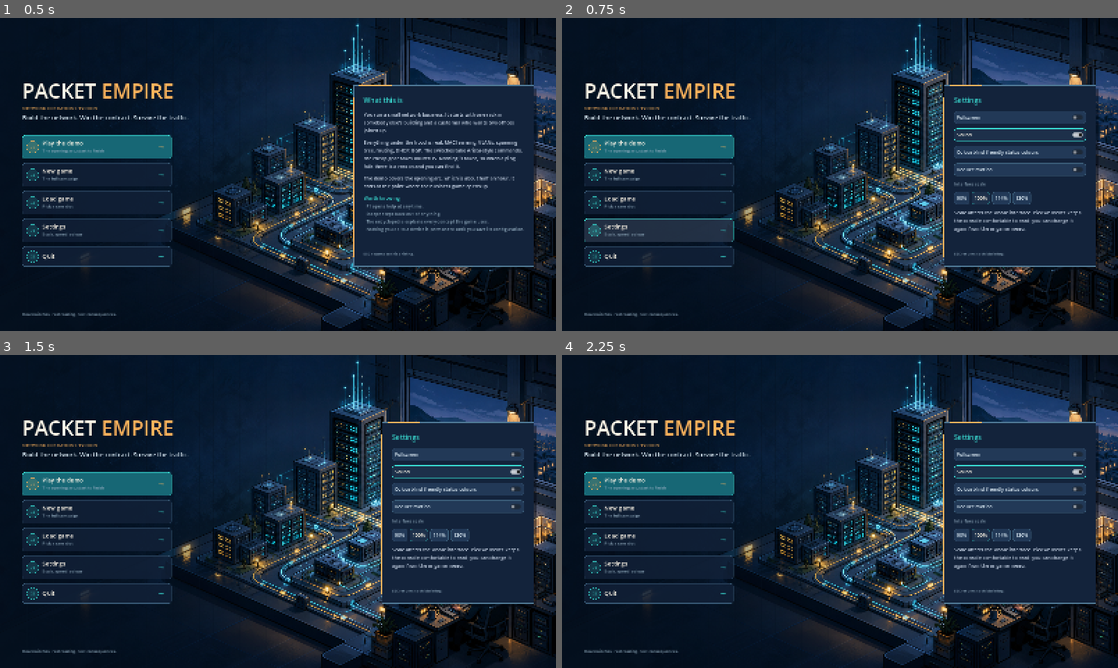
Above: before the commit, frames 1-4 (two rows, left to right).
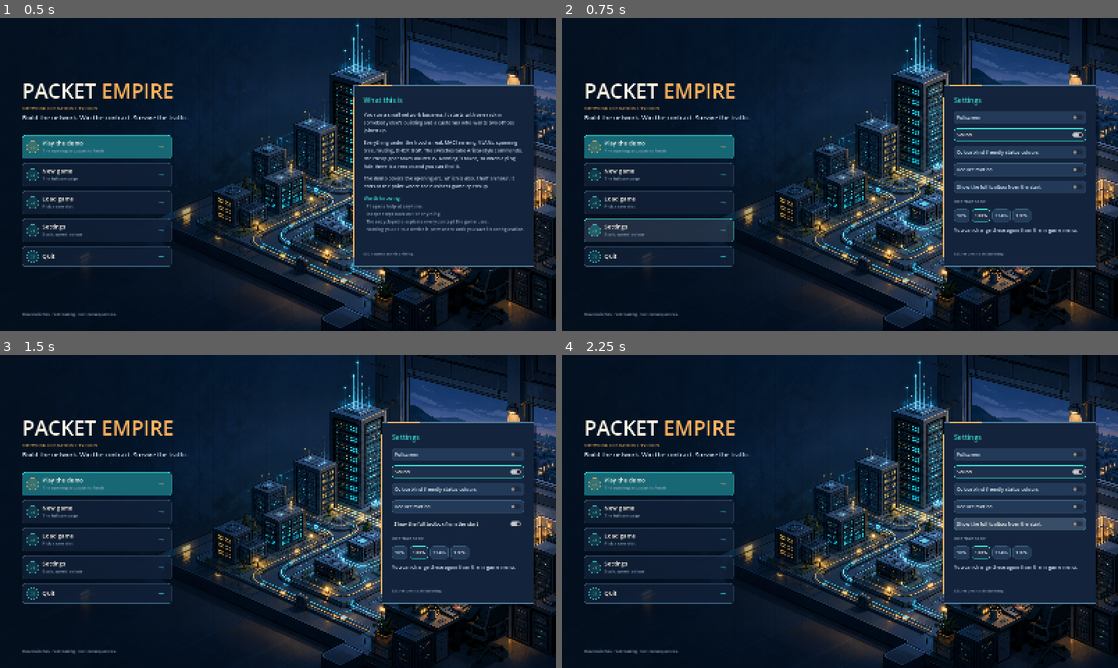
Above: after the commit, the same moments.

Repository: alukacs03/packet-empire
Game: Godot game, scene res://scenes/main.tscn
The game is run twice, just before and just after one commit, with the same random seed, the same clock (stepped at 60 frames per second) and the same inputs.
Inputs (mouse positions are in pixels of both pictures, inside the frame that each line leads up to):
- Up to frame 1 (0.5 s): no input
- Up to frame 2 (0.75 s): click (656, 230) at 0.5 s
- Up to frame 3 (1.5 s): click (455, 524) at 1.25 s, where only the run after the commit has a clickable "Show the full toolbox from th…"
- Up to frame 4 (2.25 s): click (1017, 524) at 2 s, where only the run after the commit has a clickable "Show the full toolbox from th…"

Frame 1 is identical in both runs. In frame 2, 2.0% of the frame differs, in the area x 70-95%, y 52-69%; in frame 3, 1.4%; in frame 4, 2.0%.

Commit message:
Reveal the toolbox as it becomes useful (#289)

Diff:
--- a/scripts/game.gd
+++ b/scripts/game.gd
@@ -279,6 +279,37 @@
 func site_count() -> int:
 	_ensure_sites()
 	return sites.size()
+
+func feature_unlocked(feature: String, reveal_all := false) -> bool:
+	## A control appears when the campaign has created its first meaningful
+	## need. Sandbox and the experienced-player preference bypass this map.
+	if reveal_all or sandbox:
+		return true
+	match feature:
+		"jobs", "learn":
+			return true
+		"map":
+			return "rackup" in contracts_done
+		"market":
+			return contracts_done.size() >= 3 or not leads.is_empty() \
+				or not offers.is_empty() or not deals.is_empty()
+		"business":
+			if stage >= 1 or not invoices.is_empty():
+				return true
+			for deal: Dictionary in deals:
+				if bool(deal.get("ever_healthy", false)):
+					return true
+			return false
+		"log":
+			return not guided_outage.is_empty() or not incidents.is_empty() \
+				or not status_posts.is_empty()
+		"ops":
+			return int(stats.get("guided_delivery_complete", 0)) > 0 \
+				or not guided_outage.is_empty() or stage >= 1 \
+				or not monitors.is_empty() or not spares.is_empty()
+		"expand":
+			return "two_offices" in contracts_done or stage > 0
+	return false
 
 func site_name(idx: int) -> String:
 	_ensure_sites()
--- a/scripts/settings.gd
+++ b/scripts/settings.gd
@@ -11,6 +11,7 @@
 var colourblind := false
 var sound := true
 var reduced_motion := false
+var show_everything := false
 
 func _ready() -> void:
 	load_prefs()
@@ -27,12 +28,14 @@
 	colourblind = bool(data.get("colourblind", false))
 	sound = bool(data.get("sound", true))
 	reduced_motion = bool(data.get("reduced_motion", false))
+	show_everything = bool(data.get("show_everything", false))
 
 func save_prefs() -> void:
 	var f := FileAccess.open(PATH, FileAccess.WRITE)
 	if f:
 		f.store_string(JSON.stringify({"ui_scale": ui_scale, "fullscreen": fullscreen,
-			"colourblind": colourblind, "sound": sound, "reduced_motion": reduced_motion}))
+			"colourblind": colourblind, "sound": sound, "reduced_motion": reduced_motion,
+			"show_everything": show_everything}))
 
 func apply() -> void:
 	if DisplayServer.get_name() != "headless":
--- a/scripts/test_sim.gd
+++ b/scripts/test_sim.gd
@@ -1077,15 +1077,30 @@
 	Game.links = []
 	Game.deals = []
 	Game.offers = []
+	Game.leads = []
 	Game.contracts_done = []
 	Game.sla_status = {}
 	Game.contract_debriefs = {}
 	Game.mastered_contracts = []
 	Game.active_contract_debrief = {}
+	Game.guided_outage = {}
+	Game.status_posts = []
+	Game.incidents = []
+	Game.invoices = []
+	Game.monitors = []
+	Game.spares = {}
+	Game.stats["guided_delivery_complete"] = 0
+	Game.sandbox = false
 	Game.stage = 0
 	Game.debt = 0
 	Game.money = 2000
 	Game.topology_changed.emit()
+	check(not Game.feature_unlocked("map") and not Game.feature_unlocked("market") \
+			and not Game.feature_unlocked("business") and not Game.feature_unlocked("log") \
+			and not Game.feature_unlocked("ops") and not Game.feature_unlocked("expand"),
+		"discovery: a fresh campaign keeps unexplained advanced tools out of the opening HUD")
+	check(Game.feature_unlocked("ops", true),
+		"discovery: the experienced-player override exposes the full toolbox")
 	var w_rack := Game.add_rack(Vector2i(0, 0))
 	check(Game.try_spend(Game.RACK_PRICE), "walkthrough: rack affordable at start")
 	var w_sw := Game.new_device("sw-lite")
@@ -1098,6 +1113,8 @@
 	Game.connect_ifaces(w_s1.ifaces[0], w_sw.ifaces[0])
 	Game.connect_ifaces(w_s2.ifaces[0], w_sw.ifaces[1])
 	check(Game.try_complete_contract(_contract("rackup")), "walkthrough: contract 1 pays")
+	check(Game.feature_unlocked("map") and not Game.feature_unlocked("market"),
+		"discovery: the logical map appears after the first physical rack job")
 	var rackup_debrief: Dictionary = Game.contract_debriefs.get("rackup", {})
 	check(not rackup_debrief.is_empty() and w_rack.name in String(rackup_debrief["proof"][0]) \
 			and w_sw.name in String(rackup_debrief["proof"][1]),
@@ -1124,6 +1141,8 @@
 	Game.set_access_vlan(w_sw.ifaces[0], 10)
 	Game.set_access_vlan(w_sw.ifaces[1], 20)
 	check(Game.try_complete_contract(_contract("two_tenants")), "walkthrough: contract 3 pays")
+	check(Game.feature_unlocked("market") and not Game.feature_unlocked("expand"),
+		"discovery: the market appears with the business pipeline while expansion stays quiet")
 	var vlan_debrief: Dictionary = Game.contract_debriefs.get("two_tenants", {})
 	check(w_sw.name in String(vlan_debrief["proof"][0]) and "ether1" in String(vlan_debrief["proof"][0]) \
 			and String(vlan_debrief["practice"]) == "/interface bridge vlan print",
@@ -1236,6 +1255,8 @@
 	w_o2cli.exec("ip route add default via 192.168.2.1")
 	check(Game.try_complete_contract(_contract("two_offices")),
 		"walkthrough: contract 6 pays (two offices routed together)")
+	check(Game.feature_unlocked("expand"),
+		"discovery: facility expansion appears after the six-job opening arc")
 	var route_debrief: Dictionary = Game.contract_debriefs.get("two_offices", {})
 	check(w_o1.name in String(route_debrief["proof"][0]) and w_rtr.name in String(route_debrief["proof"][0]) \
 			and w_o2.name in String(route_debrief["proof"][1]) \
@@ -3466,6 +3487,8 @@
 	var pl_monitors := Game.monitors.duplicate(true)
 	var pl_incidents := Game.incidents.duplicate(true)
 	Game.money = 100000
+	Game.stage = 0
+	Game.invoices = []
 	Game.leads = []
 	Game.deals = []
 	Game.contracts_done = ["guided_a", "guided_b", "guided_c"]
@@ -3486,6 +3509,8 @@
 	check(Game.submit_proposal(guided, 1, int(guided["sla"])) == "" and not Game.deals.is_empty(),
 		"guided sales: a revised compliant proposal signs a live delivery deal")
 	var guided_deal: Dictionary = Game.deals[0]
+	check(Game.feature_unlocked("market") and not Game.feature_unlocked("business"),
+		"discovery: signing exposes the customer pipeline without prematurely opening the ledger")
 	check(int(guided_deal.get("delivery_credit", 0)) == int(serve["setup"]),
 		"guided delivery: the required starter server budget is protected inside the deal")
 	Game.money = 0
@@ -3518,6 +3543,8 @@
 	Game.sla_tick()
 	check(bool(guided_deal["healthy"]) and String(guided_deal["payment_state"]) == "billing",
 		"guided delivery: proving the topology changes the customer from waiting to billing")
+	check(Game.feature_unlocked("business"),
+		"discovery: the ledger appears when the first customer starts earning revenue")
 	check(guided_deal.has("first_invoice_cycle") and int(Game.last_business["invoiced"]) == int(guided_deal["fee"]),
 		"guided delivery: the first live cycle raises a visible invoice")
 	delivery_server.ifaces[0].enabled = false
@@ -3545,6 +3572,8 @@
 	check(String(Game.guided_outage.get("state", "")) == "alert" \
 			and Game.guided_outage_iface() != null and not Game.guided_outage_iface().enabled,
 		"guided outage: a deterministic reversible access-port fault raises the first alert")
+	check(Game.feature_unlocked("log") and Game.feature_unlocked("ops"),
+		"discovery: incident communication and operations appear with the first outage need")
 	check(not bool(guided_deal["healthy"]) and String(guided_deal["payment_state"]) == "suspended",
 		"guided outage: the real customer notices and billing stops")
 	check(Game.acknowledge_guided_outage() == "" \
--- a/scripts/title.gd
+++ b/scripts/title.gd
@@ -278,6 +278,14 @@
 		Prefs.reduced_motion = on
 		Prefs.apply())
 	panel_box.add_child(motion)
+	var toolbox := CheckButton.new()
+	toolbox.text = "Show the full toolbox from the start"
+	toolbox.tooltip_text = "For experienced players: reveal every navigation area without waiting for campaign unlocks"
+	toolbox.button_pressed = Prefs.show_everything
+	toolbox.toggled.connect(func(on: bool) -> void:
+		Prefs.show_everything = on
+		Prefs.apply())
+	panel_box.add_child(toolbox)
 	panel_box.add_child(_lbl("Interface scale", 13, MUTED))
 	var scale_row := HBoxContainer.new()
 	scale_row.add_theme_constant_override("separation", 6)
@@ -293,7 +301,7 @@
 			Prefs.apply()
 			show_settings())
 		scale_row.add_child(b2)
-	panel_box.add_child(_para("Scale affects the whole interface. Pick whatever keeps the console comfortable to read; you can change it again from the in-game menu."))
+	panel_box.add_child(_para("You can change these again from the in-game menu."))
 	settings_requested.emit()
 
 func show_slots() -> void:
--- a/scripts/ui.gd
+++ b/scripts/ui.gd
@@ -99,6 +99,8 @@
 var hud_status_row: HBoxContainer
 var hud_alert_btn: Button
 var hud_learn_btn: Button
+var hud_ops_btn: Button
+var hud_map_btn: Button
 var hud_shortcut_hint: Label
 var hud_compact := false
 var hud_msg: Label
@@ -134,9 +136,25 @@
 	Game.customer_service_changed.connect(_customer_service_feedback)
 	Game.customer_cash_changed.connect(_customer_cash_feedback)
 	Game.guided_outage_changed.connect(_refresh_tutorial)
+	Prefs.changed.connect(_refresh_feature_discovery)
 	get_viewport().size_changed.connect(_refresh_hud_layout)
 	_refresh_money()
+	_refresh_feature_discovery()
 	_refresh_hud_layout()
+
+func _feature_available(feature: String) -> bool:
+	return Game.feature_unlocked(feature, Prefs.show_everything)
+
+func _refresh_feature_discovery() -> void:
+	if hud_map_btn:
+		hud_map_btn.visible = _feature_available("map")
+	if hud_ops_btn:
+		hud_ops_btn.visible = _feature_available("ops")
+	if expand_btn:
+		expand_btn.visible = Game.current_site == 0 and Game.stage < Game.STAGES.size() - 1 \
+			and _feature_available("expand")
+	for tab_name in contracts_tabs:
+		contracts_tabs[tab_name].visible = _feature_available(String(tab_name).to_lower())
 
 func _money_flash() -> void:
 	Sfx.play("money")
@@ -303,6 +321,7 @@
 		expand_btn.visible = true
 	else:
 		expand_btn.visible = false
+	_refresh_feature_discovery()
 
 var _cycle_lbl_accum := 0.0
 
@@ -616,16 +635,16 @@
 			Game.switch_site(id)
 			_refresh_money()))
 	h.add_child(site_btn)
-	var opsb := Button.new()
-	opsb.text = "OPS"
-	opsb.tooltip_text = "Operations dashboard (O)"
-	opsb.pressed.connect(toggle_ops)
-	h.add_child(opsb)
-	var mapb := Button.new()
-	mapb.text = "MAP"
-	mapb.tooltip_text = "Logical topology (M)"
-	mapb.pressed.connect(toggle_map)
-	h.add_child(mapb)
+	hud_ops_btn = Button.new()
+	hud_ops_btn.text = "OPS"
+	hud_ops_btn.tooltip_text = "Operations dashboard (O)"
+	hud_ops_btn.pressed.connect(toggle_ops)
+	h.add_child(hud_ops_btn)
+	hud_map_btn = Button.new()
+	hud_map_btn.text = "MAP"
+	hud_map_btn.tooltip_text = "Logical topology (M)"
+	hud_map_btn.pressed.connect(toggle_map)
+	h.add_child(hud_map_btn)
 	contracts_btn = Button.new()
 	contracts_btn.text = "Company"
 	contracts_btn.tooltip_text = "Jobs, business, market and log"
@@ -2109,6 +2128,9 @@
 	return ""
 
 func toggle_ops() -> void:
+	if not _feature_available("ops"):
+		hud_toast("OPS unlocks when your first live customer creates an operational duty.")
+		return
 	if ops_overlay.visible:
 		ops_overlay.visible = false
 	elif not is_open():
@@ -2238,6 +2260,7 @@
 			"Colourblind-friendly status colours: %s" % ("on" if Prefs.colourblind else "off"),
 			"Sound: %s" % ("on" if Prefs.sound else "off"),
 			"Reduced motion: %s" % ("on" if Prefs.reduced_motion else "off"),
+			"Full toolbox from start: %s" % ("on" if Prefs.show_everything else "off"),
 		], func(id: int) -> void:
 			match id:
 				0:
@@ -2253,6 +2276,8 @@
 					Prefs.sound = not Prefs.sound
 				4:
 					Prefs.reduced_motion = not Prefs.reduced_motion
+				5:
+					Prefs.show_everything = not Prefs.show_everything
 			Prefs.apply()
 			hud_toast("Setting applied.", true)))
 	v.add_child(prefs_btn)
@@ -2415,6 +2440,9 @@
 		open_dev(dev)))
 
 func toggle_map() -> void:
+	if not _feature_available("map"):
+		hud_toast("MAP unlocks after the first rack is physically delivered.")
+		return
 	if map_overlay.visible:
 		map_overlay.visible = false
 	elif not is_open():
@@ -4001,7 +4029,10 @@
 func _refresh_contracts() -> void:
 	for c in contracts_box.get_children():
 		c.queue_free()
+	if not _feature_available(contracts_tab.to_lower()):
+		contracts_tab = "Jobs"
 	for k in contracts_tabs:
+		contracts_tabs[k].visible = _feature_available(String(k).to_lower())
 		contracts_tabs[k].button_pressed = (k == contracts_tab)
 	match contracts_tab:
 		"Business":
--- a/scripts/world.gd
+++ b/scripts/world.gd
@@ -77,6 +77,8 @@
 	## PACKET_SHOT=<dir>: photograph every screen, then quit
 	var dir := OS.get_environment("PACKET_SHOT")
 	SimTests.demo_world()
+	var shot_offers := Game.offers.duplicate(true)
+	var shot_deals := Game.deals.duplicate(true)
 	rebuild_racks()
 	var r: Net.Rack = Game.racks[0]
 	var dev: Net.NDevice = null
@@ -98,6 +100,39 @@
 		["floor", func() -> void:
 			title.visible = false
 			ui.visible = true],
+		["toolbar_fresh", func() -> void:
+			Game.contracts_done = []
+			Game.offers = []
+			Game.deals = []
+			Game.leads = []
+			Game.invoices = []
+			Game.guided_outage = {}
+			Game.incidents = []
+			Game.status_posts = []
+			Game.monitors = []
+			Game.spares = {}
+			Game.stats["guided_delivery_complete"] = 0
+			Game.stage = 0
+			Game.sandbox = false
+			Prefs.show_everything = false
+			ui._refresh_money()
+			ui._refresh_tutorial()],
+		["company_fresh", func() -> void:
+			ui.contracts_tab = "Jobs"
+			ui.open_contracts()],
+		["toolbar_experienced", func() -> void:
+			ui.close_contracts()
+			Prefs.show_everything = true
+			ui._refresh_feature_discovery()],
+		["toolbar_progressed", func() -> void:
+			Prefs.show_everything = false
+			Game.contracts_done = ["rackup", "first_ping", "two_tenants", "stretch_vlans",
+				"redundant_core", "two_offices"]
+			Game.offers = shot_offers
+			Game.deals = shot_deals
+			Game.stats["guided_delivery_complete"] = 1
+			ui._refresh_money()
+			ui._refresh_tutorial()],
 		["rack_arrival", func() -> void:
 			if r.visual:
 				r.visual.begin_arrival()],
